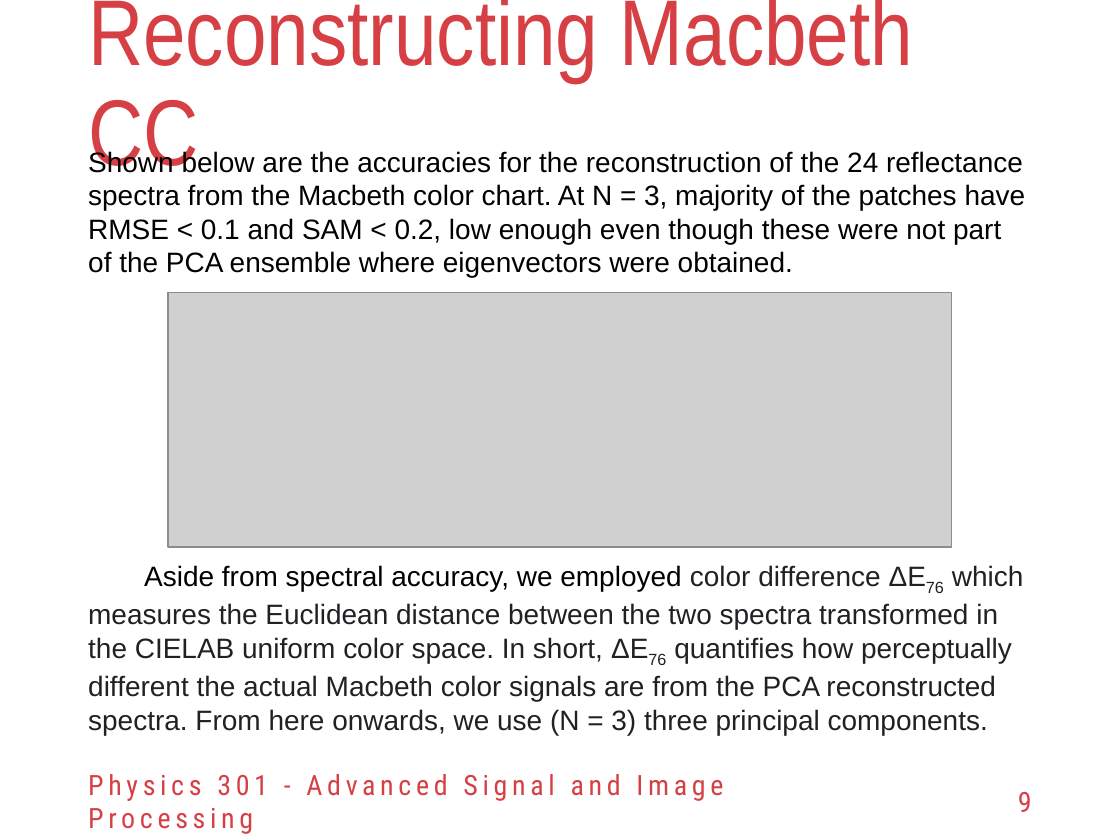
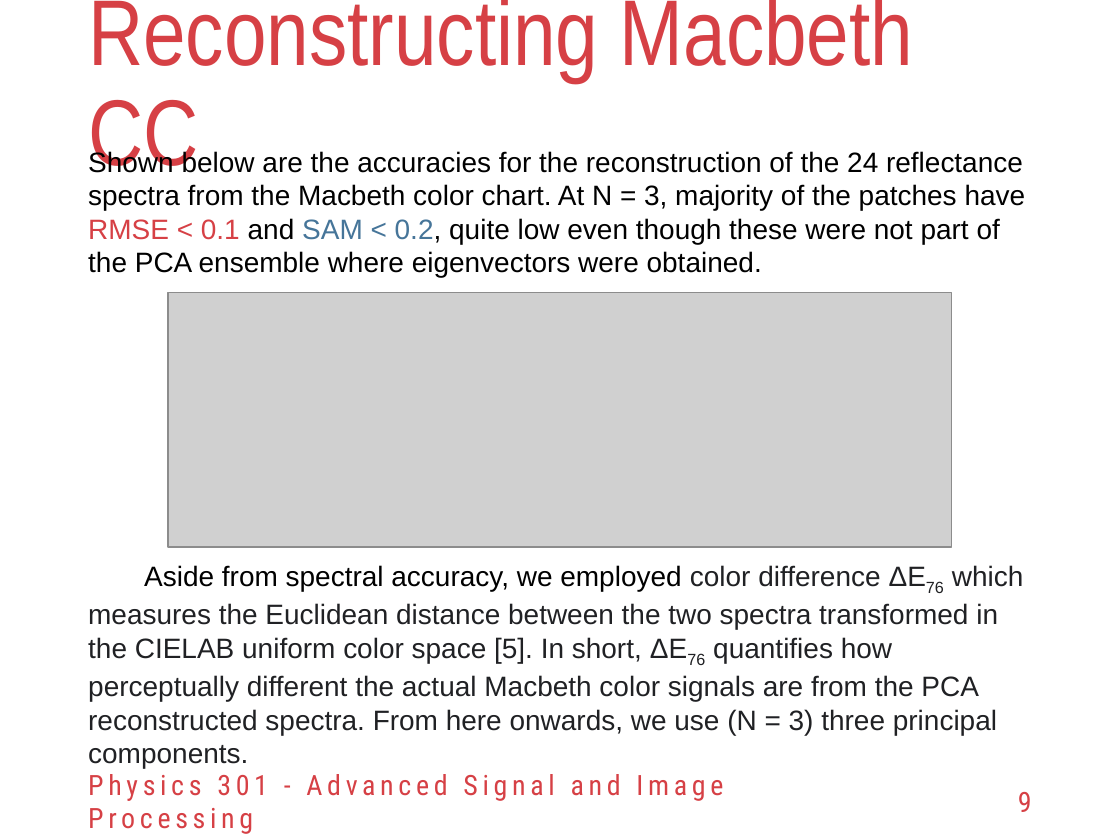
Before and after one commit to reneprincipejr/Physics-301, a slide deck: slide 9 of 04 RGB-to-Spectra using PCA/Activity 4 - RGB-Spectra using PCA.pptx. Drawn at 1120x840 pixels with LibreOffice and Linux fonts; fonts in the diff are those of the drawing; grey boxes stand for pictures; background and template pictures are left out. Boxes give left, top, right and bottom in pixels: in the first picture for what was removed or moved away, otherwise in the second. Text is boxed around its words. In the diff, an @@ line names an element or a change of style, - is before the commit and + after.

```diff
--- a/04 RGB-to-Spectra using PCA/Activity 4 - RGB-Spectra using PCA.pptx
+++ b/04 RGB-to-Spectra using PCA/Activity 4 - RGB-Spectra using PCA.pptx
@@ text at <box>88,150,1026,769</box>: text changed @@
-Shown below are the accuracies for the reconstruction of the 24 reflectance spectra from the Macbeth color chart. At N = 3, majority of the patches have RMSE < 0.1 and SAM < 0.2, low enough even though these were not part of the PCA ensemble where eigenvectors were obtained.
-Aside from spectral accuracy, we employed color difference ΔE76 which measures the Euclidean distance between the two spectra transformed in the CIELAB uniform color space. In short, ΔE76 quantifies how perceptually different the actual Macbeth color signals are from the PCA reconstructed spectra. From here onwards, we use (N = 3) three principal components.
+Shown below are the accuracies for the reconstruction of the 24 reflectance spectra from the Macbeth color chart. At N = 3, majority of the patches have RMSE < 0.1 and SAM < 0.2, quite low even though these were not part of the PCA ensemble where eigenvectors were obtained.
+Aside from spectral accuracy, we employed color difference ΔE76 which measures the Euclidean distance between the two spectra transformed in the CIELAB uniform color space [5]. In short, ΔE76 quantifies how perceptually different the actual Macbeth color signals are from the PCA reconstructed spectra. From here onwards, we use (N = 3) three principal components.
```
Also in this commit, not shown: 6 other slides changed, 1 slide added, 1 slide removed, 7 other files.
